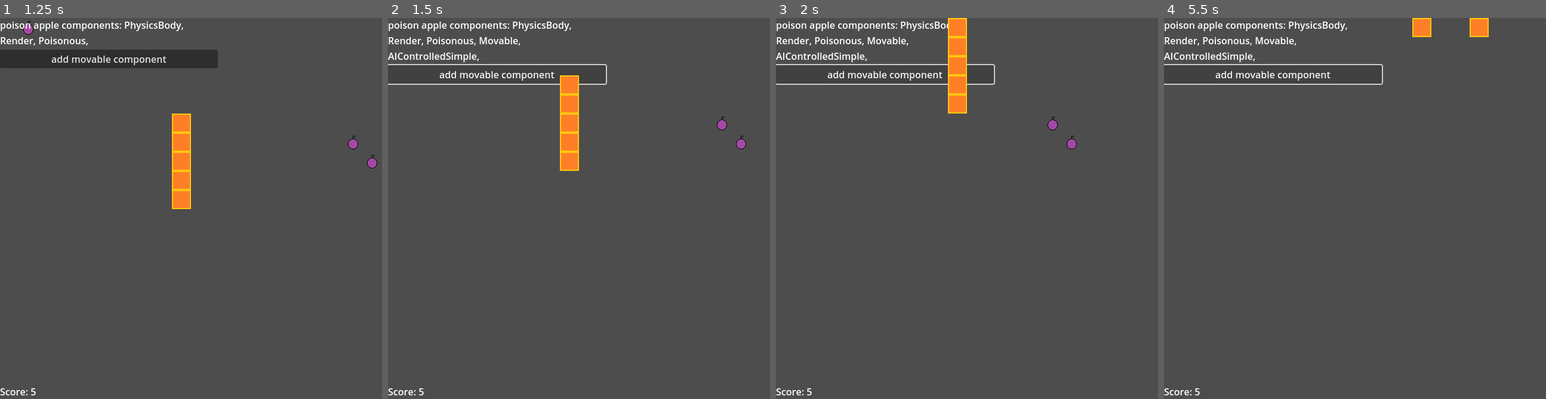
Above: before the commit, frames 1-4 (left to right).
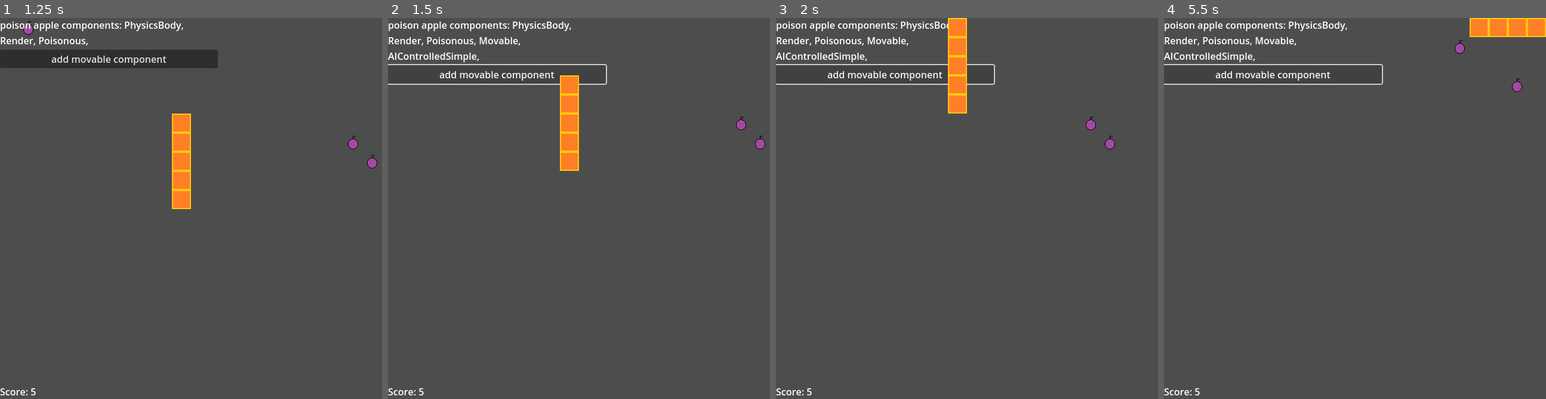
Above: after the commit, the same moments.

Repository: sethbabauta/snake-run
Game: Godot game, scene res://Scenes/menu.tscn
The game is run twice, just before and just after one commit, with the same random seed, the same clock (stepped at 60 frames per second) and the same inputs.
Inputs:
- Up to frame 1 (1.25 s): click "Demo" at 0.5 s
- Up to frame 2 (1.5 s): click "add movable component" at 1.25 s
- Up to frame 3 (2 s): no input
- Up to frame 4 (5.5 s): hold D (turn_right) 2.03-2.78 s; hold S (turn_down) 2.78-3.53 s; hold D (turn_right) 3.53-4.28 s; hold W (turn_up) 4.28-5.03 s; hold A (turn_left) from 5.03 s (still down)

Frame 1 is identical in both runs. In frame 2, 0.2% of the frame differs, in the area x 86-99%, y 25-35%; in frame 3, 0.2%; in frame 4, 1.1%, in the area x 65-100%, y 0-20%.

Commit message:
variable speeds
might be able to clean up

Diff:
--- a/Scenes/adventure.tscn
+++ b/Scenes/adventure.tscn
@@ -1,6 +1,7 @@
-[gd_scene load_steps=5 format=3 uid="uid://bp7t0beqye1cy"]
+[gd_scene load_steps=6 format=3 uid="uid://bp7t0beqye1cy"]
 
 [ext_resource type="Script" path="res://Scripts/adventure.gd" id="1_h5vo3"]
+[ext_resource type="PackedScene" uid="uid://dc70xjui22ivx" path="res://Scenes/move_timer.tscn" id="2_1lgb7"]
 [ext_resource type="Script" path="res://Scripts/main.gd" id="2_qgmaq"]
 [ext_resource type="PackedScene" uid="uid://cldb30o8i8473" path="res://Scenes/collision_query.tscn" id="3_43hq6"]
 [ext_resource type="PackedScene" uid="uid://2esaq6uvofnq" path="res://Scenes/game_ui.tscn" id="4_gegtj"]
@@ -10,13 +11,12 @@
 adventure_death_screen = "res://Scenes/adventure_death_screen.tscn"
 main_node = NodePath("Main")
 
-[node name="Main" type="Node" parent="." node_paths=PackedStringArray("gamemode_node")]
+[node name="Main" type="Node" parent="." node_paths=PackedStringArray("follow_camera", "gamemode_node")]
 script = ExtResource("2_qgmaq")
+follow_camera = NodePath("../Camera2D")
 gamemode_node = NodePath("..")
 
-[node name="Timer" type="Timer" parent="."]
-wait_time = 0.15
-autostart = true
+[node name="MoveTimer" parent="." instance=ExtResource("2_1lgb7")]
 
 [node name="Camera2D" type="Camera2D" parent="."]
 position = Vector2(320, 320)
@@ -25,4 +25,8 @@
 
 [node name="GameUI" parent="." instance=ExtResource("4_gegtj")]
 
-[connection signal="timeout" from="Timer" to="Main" method="_on_timer_timeout"]
+[connection signal="SPEED_1" from="MoveTimer" to="Main" method="_on_move_timer_speed_1"]
+[connection signal="SPEED_2" from="MoveTimer" to="Main" method="_on_move_timer_speed_2"]
+[connection signal="SPEED_3" from="MoveTimer" to="Main" method="_on_move_timer_speed_3"]
+[connection signal="SPEED_4" from="MoveTimer" to="Main" method="_on_move_timer_speed_4"]
+[connection signal="SPEED_5" from="MoveTimer" to="Main" method="_on_move_timer_speed_5"]
--- a/Scenes/classic.tscn
+++ b/Scenes/classic.tscn
@@ -1,8 +1,9 @@
-[gd_scene load_steps=5 format=3 uid="uid://bung5knnx5cud"]
+[gd_scene load_steps=6 format=3 uid="uid://bung5knnx5cud"]
 
 [ext_resource type="Script" path="res://Scripts/classic.gd" id="1_rch0c"]
 [ext_resource type="Script" path="res://Scripts/main.gd" id="1_uov1u"]
 [ext_resource type="PackedScene" uid="uid://cldb30o8i8473" path="res://Scenes/collision_query.tscn" id="2_rragb"]
+[ext_resource type="PackedScene" uid="uid://dc70xjui22ivx" path="res://Scenes/move_timer.tscn" id="3_p4ptm"]
 [ext_resource type="PackedScene" uid="uid://2esaq6uvofnq" path="res://Scenes/game_ui.tscn" id="3_t4vht"]
 
 [node name="Classic" type="Node" node_paths=PackedStringArray("main_node")]
@@ -10,13 +11,12 @@
 classic_death_screen = "res://Scenes/classic_death_screen.tscn"
 main_node = NodePath("Main")
 
-[node name="Main" type="Node" parent="." node_paths=PackedStringArray("gamemode_node")]
+[node name="Main" type="Node" parent="." node_paths=PackedStringArray("follow_camera", "gamemode_node")]
 script = ExtResource("1_uov1u")
+follow_camera = NodePath("../Camera2D")
 gamemode_node = NodePath("..")
 
-[node name="Timer" type="Timer" parent="."]
-wait_time = 0.15
-autostart = true
+[node name="MoveTimer" parent="." instance=ExtResource("3_p4ptm")]
 
 [node name="Camera2D" type="Camera2D" parent="."]
 position = Vector2(320, 320)
@@ -25,4 +25,8 @@
 
 [node name="GameUI" parent="." instance=ExtResource("3_t4vht")]
 
-[connection signal="timeout" from="Timer" to="Main" method="_on_timer_timeout"]
+[connection signal="SPEED_1" from="MoveTimer" to="Main" method="_on_move_timer_speed_1"]
+[connection signal="SPEED_2" from="MoveTimer" to="Main" method="_on_move_timer_speed_2"]
+[connection signal="SPEED_3" from="MoveTimer" to="Main" method="_on_move_timer_speed_3"]
+[connection signal="SPEED_4" from="MoveTimer" to="Main" method="_on_move_timer_speed_4"]
+[connection signal="SPEED_5" from="MoveTimer" to="Main" method="_on_move_timer_speed_5"]
--- a/Scenes/demo.tscn
+++ b/Scenes/demo.tscn
@@ -1,23 +1,23 @@
-[gd_scene load_steps=4 format=3 uid="uid://4bsu0cbbp4e1"]
+[gd_scene load_steps=5 format=3 uid="uid://4bsu0cbbp4e1"]
 
 [ext_resource type="Script" path="res://Scripts/demo.gd" id="1_p3bi1"]
 [ext_resource type="Script" path="res://Scripts/main.gd" id="2_0sktt"]
+[ext_resource type="PackedScene" uid="uid://dc70xjui22ivx" path="res://Scenes/move_timer.tscn" id="3_5ku6j"]
 [ext_resource type="PackedScene" uid="uid://wlhnyhesiauy" path="res://Scenes/follow_camera.tscn" id="3_hgows"]
 
-[node name="Demo" type="Node" node_paths=PackedStringArray("main_node", "demo_label")]
+[node name="Demo" type="Node" node_paths=PackedStringArray("main_node", "demo_label", "move_timer")]
 script = ExtResource("1_p3bi1")
 adventure_death_screen = "res://Scenes/adventure_death_screen.tscn"
 main_node = NodePath("Main")
 demo_label = NodePath("VBoxContainer/Label")
+move_timer = NodePath("MoveTimer")
 
 [node name="Main" type="Node" parent="." node_paths=PackedStringArray("follow_camera", "gamemode_node")]
 script = ExtResource("2_0sktt")
 follow_camera = NodePath("../FollowCamera")
 gamemode_node = NodePath("..")
 
-[node name="Timer" type="Timer" parent="."]
-wait_time = 0.15
-autostart = true
+[node name="MoveTimer" parent="." instance=ExtResource("3_5ku6j")]
 
 [node name="FollowCamera" parent="." node_paths=PackedStringArray("main_node", "gamemode_node") instance=ExtResource("3_hgows")]
 main_node = NodePath("../Main")
@@ -36,7 +36,11 @@
 layout_mode = 2
 text = "add movable component"
 
-[connection signal="timeout" from="Timer" to="." method="_on_timer_timeout"]
-[connection signal="timeout" from="Timer" to="Main" method="_on_timer_timeout"]
-[connection signal="timeout" from="Timer" to="FollowCamera" method="_on_timer_timeout"]
+[connection signal="SPEED_1" from="MoveTimer" to="Main" method="_on_move_timer_speed_1"]
+[connection signal="SPEED_2" from="MoveTimer" to="Main" method="_on_move_timer_speed_2"]
+[connection signal="SPEED_3" from="MoveTimer" to="Main" method="_on_move_timer_speed_3"]
+[connection signal="SPEED_4" from="MoveTimer" to="Main" method="_on_move_timer_speed_4"]
+[connection signal="SPEED_5" from="MoveTimer" to="Main" method="_on_move_timer_speed_5"]
+[connection signal="timeout" from="MoveTimer" to="." method="_on_move_timer_timeout"]
+[connection signal="timeout" from="MoveTimer" to="FollowCamera" method="_on_move_timer_timeout"]
 [connection signal="pressed" from="VBoxContainer/Button" to="." method="_on_button_pressed"]
--- /dev/null
+++ b/Scenes/move_timer.tscn
@@ -0,0 +1,11 @@
+[gd_scene load_steps=2 format=3 uid="uid://dc70xjui22ivx"]
+
+[ext_resource type="Script" path="res://Scripts/move_timer.gd" id="1_1s74o"]
+
+[node name="MoveTimer" type="Timer"]
+process_callback = 0
+wait_time = 0.05
+autostart = true
+script = ExtResource("1_1s74o")
+
+[connection signal="timeout" from="." to="." method="_on_timeout"]
--- a/Scripts/adventure_camera.gd
+++ b/Scripts/adventure_camera.gd
@@ -13,6 +13,6 @@
 	player_head = main_node.get_closest_player_controlled(Vector2(0, 0))
 
 
-func _on_timer_timeout() -> void:
+func _on_move_timer_timeout() -> void:
 	pass
 	#self.global_position = player_head.physics_body.global_position
--- a/Scripts/components.gd
+++ b/Scripts/components.gd
@@ -46,13 +46,8 @@
 
 class Movable extends Component:
 	const VALID_DIRECTIONS: Array = ["N", "S", "E", "W"]
-	var speed: int = 0
+	var speed: int = 3
 	var direction: String = "N"
-
-
-	func _init(name: String, game_object: GameObject = null) -> void:
-		super(name, game_object)
-		self.game_object.factory_from.subscribe(game_object, "movable")
 
 
 	func fire_event(event: Event) -> Event:
@@ -69,6 +64,12 @@
 	func _change_direction(event: Event) -> void:
 		if event.parameters.get("direction") in self.VALID_DIRECTIONS:
 			self.direction = event.parameters.get("direction")
+
+
+	func first_time_setup() -> void:
+		var subscribe_list_name: String = "movable%d" % self.speed
+		print(name, subscribe_list_name)
+		self.game_object.factory_from.subscribe(game_object, subscribe_list_name)
 
 
 	func _move_forward(event: Event) -> void:
--- a/Scripts/demo.gd
+++ b/Scripts/demo.gd
@@ -5,11 +5,13 @@
 @export_file("*.tscn") var adventure_death_screen
 @export var main_node: Main
 @export var demo_label: Label
+@export var move_timer: MoveTimer
 
 const START_LENGTH = 5
 const APPLE_AMOUNT = 3
 
 var poison_apples: Array = []
+
 
 func _ready():
 	var start_position: Vector2 = Utils.convert_simple_to_world_coordinates(Vector2(9, 9))
@@ -21,7 +23,7 @@
 		self.poison_apples.append(main_node.spawn_and_place_object("PoisonApple"))
 
 	self.update_label()
-	GAME_START.emit()
+	self.GAME_START.emit()
 
 
 func end_game() -> void:
@@ -29,6 +31,9 @@
 
 
 func update_label() -> void:
+	if self.poison_apples.size() == 0:
+		return
+
 	if str(self.poison_apples[0].physics_body) != "<Freed Object>":
 		var display_components: String = "poison apple components: "
 		for component_name in self.poison_apples[0].components:
@@ -43,5 +48,5 @@
 		apple.add_component("AIControlledSimple", { "priority": "101" })
 
 
-func _on_timer_timeout():
+func _on_move_timer_timeout() -> void:
 	self.update_label()
--- a/Scripts/main.gd
+++ b/Scripts/main.gd
@@ -6,6 +6,7 @@
 var game_object_factory: GameEngine.GameObjectFactory
 var max_simple_size: Vector2
 var query_area: Area2D
+
 
 func _init() -> void:
 	self.game_object_factory = GameEngine.GameObjectFactory.new()
@@ -31,11 +32,6 @@
 
 	if event.is_action_pressed("turn_right"):
 		_fire_change_direction_event("turn_right")
-
-
-func _on_timer_timeout() -> void:
-	var new_event:= GameEngine.Event.new("MoveForward")
-	self.game_object_factory.notify_subscribers(new_event, "movable")
 
 
 func spawn_and_place_object(
@@ -142,6 +138,31 @@
 	self.game_object_factory.notify_subscribers(new_event, "player_controlled")
 
 
+func _on_move_timer_speed_1() -> void:
+	var new_event:= GameEngine.Event.new("MoveForward")
+	self.game_object_factory.notify_subscribers(new_event, "movable1")
+
+
+func _on_move_timer_speed_2() -> void:
+	var new_event:= GameEngine.Event.new("MoveForward")
+	self.game_object_factory.notify_subscribers(new_event, "movable2")
+
+
+func _on_move_timer_speed_3() -> void:
+	var new_event:= GameEngine.Event.new("MoveForward")
+	self.game_object_factory.notify_subscribers(new_event, "movable3")
+
+
+func _on_move_timer_speed_4() -> void:
+	var new_event:= GameEngine.Event.new("MoveForward")
+	self.game_object_factory.notify_subscribers(new_event, "movable4")
+
+
+func _on_move_timer_speed_5() -> void:
+	var new_event:= GameEngine.Event.new("MoveForward")
+	self.game_object_factory.notify_subscribers(new_event, "movable5")
+
+
 func _spawn_barrier(position: Vector2) -> void:
 	var world_position: Vector2 = (
 			Utils.convert_simple_to_world_coordinates(position)
--- /dev/null
+++ b/Scripts/move_timer.gd
@@ -0,0 +1,62 @@
+class_name MoveTimer extends Timer
+
+signal SPEED_5 # 0.05s
+signal SPEED_4 # 0.10s
+signal SPEED_3 # 0.15s
+signal SPEED_2 # 0.20s
+signal SPEED_1 # 0.25s
+
+var speed_trackers: Array = []
+
+
+func _init() -> void:
+	self.speed_trackers.append(SpeedTracker.new(0.05, 5))
+	self.speed_trackers.append(SpeedTracker.new(0.1, 4))
+	self.speed_trackers.append(SpeedTracker.new(0.15, 3))
+	self.speed_trackers.append(SpeedTracker.new(0.2, 2))
+	self.speed_trackers.append(SpeedTracker.new(0.25, 1))
+
+
+func get_speed_signal(speed_number: int) -> Signal:
+		match speed_number:
+			5:
+				return self.SPEED_5
+			4:
+				return self.SPEED_4
+			3:
+				return self.SPEED_3
+			2:
+				return self.SPEED_2
+			1:
+				return self.SPEED_1
+
+		return self.SPEED_3
+
+
+func _on_timeout() -> void:
+	var should_emit: bool = false
+	for speed_tracker in self.speed_trackers:
+		should_emit = speed_tracker.increment_interval(self.wait_time)
+		if should_emit:
+			var speed_signal = get_speed_signal(speed_tracker.speed_number)
+			speed_signal.emit()
+
+
+class SpeedTracker:
+	var interval_time: float
+	var current_time_elapsed: float = 0.0
+	var speed_number: int
+
+	func _init(interval_time: float, speed_number: int) -> void:
+		self.interval_time = interval_time
+		self.speed_number = speed_number
+
+
+	func increment_interval(delta_time: float) -> bool:
+		self.current_time_elapsed += delta_time
+
+		if self.current_time_elapsed >= self.interval_time:
+			self.current_time_elapsed = 0.0
+			return true
+
+		return false
Not shown, changed: Blueprints.txt
